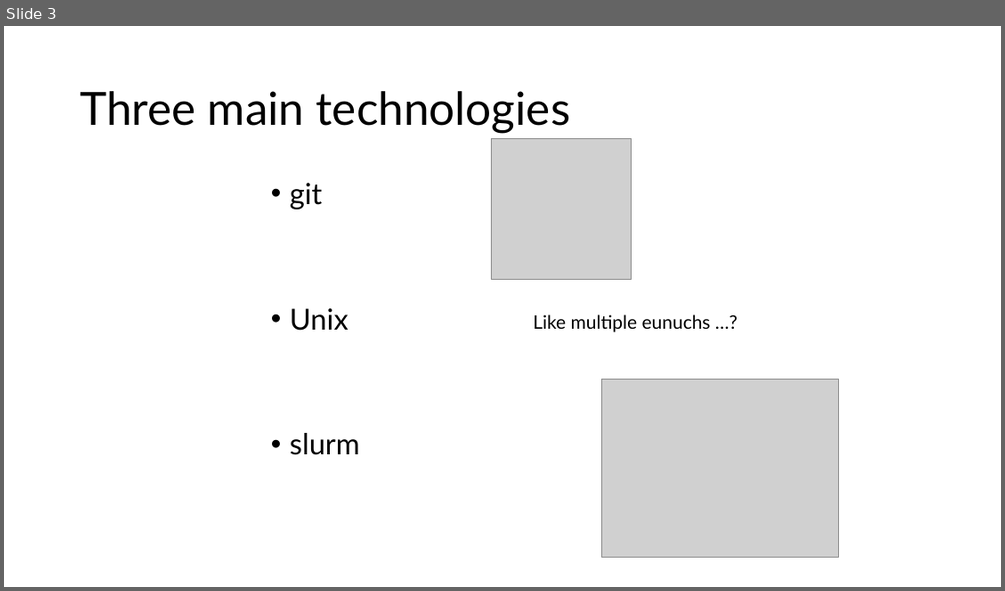
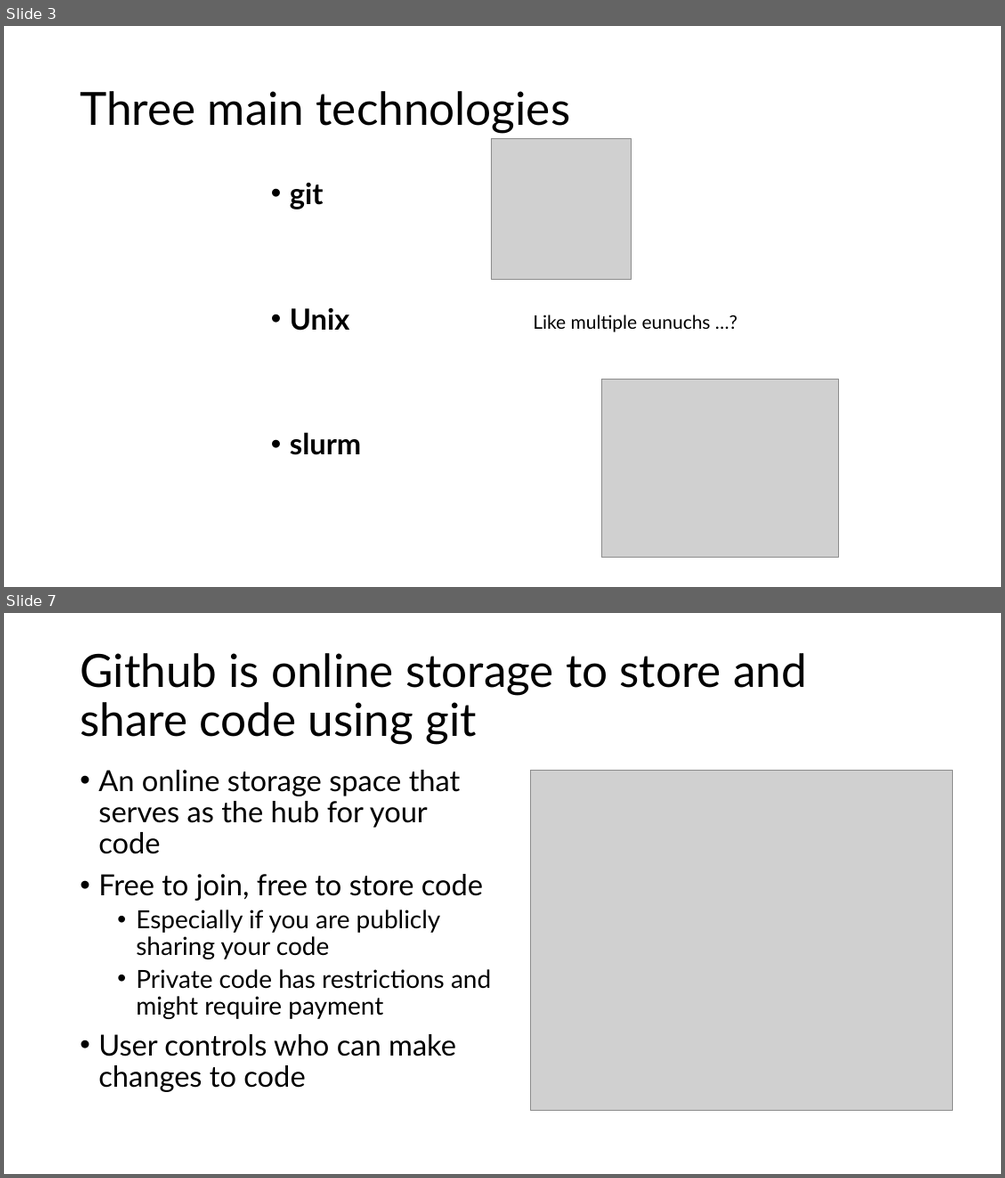
Before and after one commit to lawsonvt/rivanna_slurm_git_tutorial, a slide deck: tutorial_slides.pptx. Shown one above the other, each under a label of ours: slide 3 before the commit, slides 3 and 7 after it; the slides between them are not shown. The pictures are 1005x591 and 1005x1178 pixels, drawn with LibreOffice and Linux fonts; fonts in the diff are those of the drawing; grey boxes stand for pictures. Boxes give left, top, right and bottom in pixels: in the first picture for what was removed or moved away, otherwise in the second. Text is boxed around its words. In the diff, an @@ line names an element or a change of style, - is before the commit and + after.

```diff
--- a/tutorial_slides.pptx
+++ b/tutorial_slides.pptx
@@ slide 7 added at [4,613,1001,1174], background #FFFFFF @@
@@ title added at [80,653,807,745], 44 pt, text #000000 @@
+Github is online storage to store and share code using git
@@ text added at [98,770,491,1092], 28 pt, text #000000 @@
+• An online storage space that serves as the hub for your code
+• Free to join, free to store code
+  • Especially if you are publicly sharing your code
+  • Private code has restrictions and might require payment
+• User controls who can make changes to code
@@ picture added at [531,770,953,1111] @@
@@ slide 3 changed as well @@
@@ text "git" at [290,183,361,455]: bold on @@
```
Also in this commit, not shown: 2 other slides changed, 5 other slides added.
